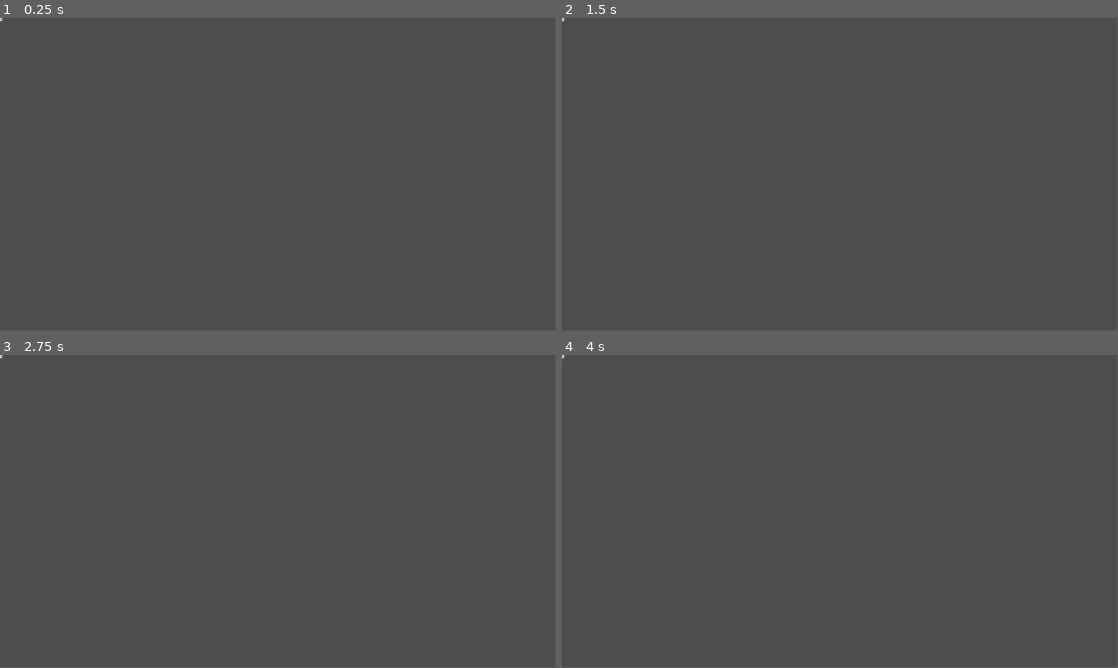
Above: before the commit, frames 1-4 (two rows, left to right).
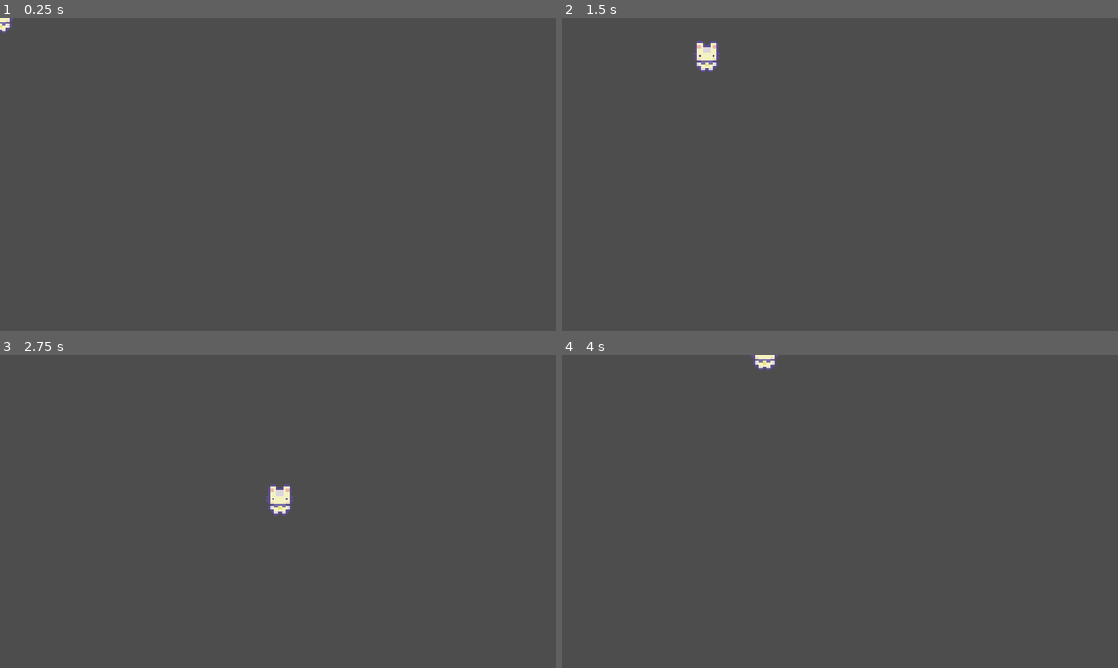
Above: after the commit, the same moments.

Repository: skunkydunk/2dtopdown
Game: Godot game, scene res://levels/game_level.tscn
The game is run twice, just before and just after one commit, with the same random seed, the same clock (stepped at 60 frames per second) and the same inputs.
Inputs:
- Up to frame 1 (0.25 s): no input
- Up to frame 2 (1.5 s): tap Enter at 0.5 s; hold D (right, bound only after the commit) 0.53-1.28 s; hold S (down, bound only after the commit) from 1.28 s (still down)
- Up to frame 3 (2.75 s): release S (down, bound only after the commit) at 2.03 s; hold D (right, bound only after the commit) from 2.03 s (still down)
- Up to frame 4 (4 s): release D (right, bound only after the commit) at 2.78 s; hold W (up, bound only after the commit) 2.78-3.53 s; hold A (left, bound only after the commit) from 3.53 s (still down)
In our replay, the window is 799x449 before the commit and 800x450 after it. These sizes can differ from the game's own. Grey fills any space a smaller window leaves; there, only what the larger window draws over its background counts as a difference.

The runs differ from the first frame. In frame 1, less than 0.1% of the frame differs, in the area x 0-3%, y 0-5%; in frame 2, 0.4%, in the area x 0-29%, y 0-18%; in frame 3, 0.4%; in frame 4, 0.2%.

Commit message:
added animations

Diff:
--- a/characters/player_cat.gd
+++ b/characters/player_cat.gd
@@ -1 +1,23 @@
 extends CharacterBody2D
+
+#defining a variable and exporting it to be visible from inspector
+@export var move_speed : float = 100
+
+#underscore delta because we're not using right now
+func _physics_process(_delta):
+	#Get input direction
+	var input_direction = Vector2(
+		#making positive value = right, negative value = left
+		Input.get_action_strength("right") - Input.get_action_strength("left"),
+		Input.get_action_strength("down") - Input.get_action_strength("up")
+	)
+	#testing by constantly printing the input_direction vector
+	print(input_direction)
+
+	#Update velocity to be input direction affected by move_speed parameter
+	velocity = input_direction * move_speed
+
+
+	#Move and Slide function uses velocity of character body to move character on map
+	#slide (instead of collide) allows some sliding on walls instead of just stopping
+	move_and_slide()
--- a/characters/player_cat.tscn
+++ b/characters/player_cat.tscn
@@ -1,10 +1,174 @@
-[gd_scene load_steps=4 format=3 uid="uid://dy6tgj1ivxaj8"]
+[gd_scene load_steps=14 format=3 uid="uid://dy6tgj1ivxaj8"]
 
 [ext_resource type="Script" path="res://characters/player_cat.gd" id="1_6wqqa"]
 [ext_resource type="Texture2D" uid="uid://carjuyis0vnev" path="res://art/Sprout Lands - Sprites - Basic pack/Characters/Basic Charakter Spritesheet.png" id="1_x42u2"]
 
 [sub_resource type="RectangleShape2D" id="RectangleShape2D_7bpla"]
-size = Vector2(10, 15)
+size = Vector2(10, 7)
+
+[sub_resource type="Animation" id="Animation_rivfg"]
+length = 0.001
+tracks/0/type = "value"
+tracks/0/imported = false
+tracks/0/enabled = true
+tracks/0/path = NodePath("Sprite2D:frame")
+tracks/0/interp = 1
+tracks/0/loop_wrap = true
+tracks/0/keys = {
+"times": PackedFloat32Array(0),
+"transitions": PackedFloat32Array(1),
+"update": 1,
+"values": [0]
+}
+
+[sub_resource type="Animation" id="Animation_4r72s"]
+resource_name = "idle_down"
+length = 0.4
+loop_mode = 1
+tracks/0/type = "value"
+tracks/0/imported = false
+tracks/0/enabled = true
+tracks/0/path = NodePath("Sprite2D:frame")
+tracks/0/interp = 1
+tracks/0/loop_wrap = true
+tracks/0/keys = {
+"times": PackedFloat32Array(0, 0.2),
+"transitions": PackedFloat32Array(1, 1),
+"update": 1,
+"values": [1, 0]
+}
+
+[sub_resource type="Animation" id="Animation_lrgoj"]
+resource_name = "walk_down"
+length = 0.4
+loop_mode = 1
+tracks/0/type = "value"
+tracks/0/imported = false
+tracks/0/enabled = true
+tracks/0/path = NodePath("Sprite2D:frame")
+tracks/0/interp = 1
+tracks/0/loop_wrap = true
+tracks/0/keys = {
+"times": PackedFloat32Array(0, 0.2),
+"transitions": PackedFloat32Array(1, 1),
+"update": 1,
+"values": [2, 3]
+}
+
+[sub_resource type="Animation" id="Animation_mxndl"]
+resource_name = "walk_up"
+length = 0.4
+loop_mode = 1
+tracks/0/type = "value"
+tracks/0/imported = false
+tracks/0/enabled = true
+tracks/0/path = NodePath("Sprite2D:frame")
+tracks/0/interp = 1
+tracks/0/loop_wrap = true
+tracks/0/keys = {
+"times": PackedFloat32Array(0, 0.2),
+"transitions": PackedFloat32Array(1, 1),
+"update": 1,
+"values": [6, 7]
+}
+
+[sub_resource type="Animation" id="Animation_iqcg6"]
+resource_name = "idle_up"
+length = 0.4
+loop_mode = 1
+tracks/0/type = "value"
+tracks/0/imported = false
+tracks/0/enabled = true
+tracks/0/path = NodePath("Sprite2D:frame")
+tracks/0/interp = 1
+tracks/0/loop_wrap = true
+tracks/0/keys = {
+"times": PackedFloat32Array(0, 0.2),
+"transitions": PackedFloat32Array(1, 1),
+"update": 1,
+"values": [5, 4]
+}
+
+[sub_resource type="Animation" id="Animation_3wokd"]
+resource_name = "walk_left"
+length = 0.4
+loop_mode = 1
+tracks/0/type = "value"
+tracks/0/imported = false
+tracks/0/enabled = true
+tracks/0/path = NodePath("Sprite2D:frame")
+tracks/0/interp = 1
+tracks/0/loop_wrap = true
+tracks/0/keys = {
+"times": PackedFloat32Array(0, 0.2),
+"transitions": PackedFloat32Array(1, 1),
+"update": 1,
+"values": [10, 11]
+}
+
+[sub_resource type="Animation" id="Animation_83bao"]
+resource_name = "idle_left"
+length = 0.4
+loop_mode = 1
+tracks/0/type = "value"
+tracks/0/imported = false
+tracks/0/enabled = true
+tracks/0/path = NodePath("Sprite2D:frame")
+tracks/0/interp = 1
+tracks/0/loop_wrap = true
+tracks/0/keys = {
+"times": PackedFloat32Array(0, 0.2),
+"transitions": PackedFloat32Array(1, 1),
+"update": 1,
+"values": [9, 8]
+}
+
+[sub_resource type="Animation" id="Animation_0evny"]
+resource_name = "walk_right"
+length = 0.4
+loop_mode = 1
+tracks/0/type = "value"
+tracks/0/imported = false
+tracks/0/enabled = true
+tracks/0/path = NodePath("Sprite2D:frame")
+tracks/0/interp = 1
+tracks/0/loop_wrap = true
+tracks/0/keys = {
+"times": PackedFloat32Array(0, 0.2),
+"transitions": PackedFloat32Array(1, 1),
+"update": 1,
+"values": [14, 15]
+}
+
+[sub_resource type="Animation" id="Animation_7shgs"]
+resource_name = "idle_right"
+length = 0.4
+loop_mode = 1
+tracks/0/type = "value"
+tracks/0/imported = false
+tracks/0/enabled = true
+tracks/0/path = NodePath("Sprite2D:frame")
+tracks/0/interp = 1
+tracks/0/loop_wrap = true
+tracks/0/keys = {
+"times": PackedFloat32Array(0, 0.2),
+"transitions": PackedFloat32Array(1, 1),
+"update": 1,
+"values": [13, 12]
+}
+
+[sub_resource type="AnimationLibrary" id="AnimationLibrary_aina2"]
+_data = {
+"RESET": SubResource("Animation_rivfg"),
+"idle_down": SubResource("Animation_4r72s"),
+"idle_left": SubResource("Animation_83bao"),
+"idle_right": SubResource("Animation_7shgs"),
+"idle_up": SubResource("Animation_iqcg6"),
+"walk_down": SubResource("Animation_lrgoj"),
+"walk_left": SubResource("Animation_3wokd"),
+"walk_right": SubResource("Animation_0evny"),
+"walk_up": SubResource("Animation_mxndl")
+}
 
 [node name="PlayerCat" type="CharacterBody2D"]
 script = ExtResource("1_6wqqa")
@@ -15,5 +179,12 @@
 vframes = 4
 
 [node name="CollisionShape2D" type="CollisionShape2D" parent="."]
-position = Vector2(0, 0.5)
+position = Vector2(0, 4.5)
 shape = SubResource("RectangleShape2D_7bpla")
+
+[node name="AnimationPlayer" type="AnimationPlayer" parent="."]
+libraries = {
+"": SubResource("AnimationLibrary_aina2")
+}
+
+[node name="AnimationTree" type="AnimationTree" parent="."]
--- a/project.godot
+++ b/project.godot
@@ -15,6 +15,34 @@
 config/features=PackedStringArray("4.1", "Mobile")
 config/icon="res://icon.svg"
 
+[display]
+
+window/stretch/mode="canvas_items"
+window/stretch/scale=4.0
+
+[input]
+
+right={
+"deadzone": 0.5,
+"events": [Object(InputEventKey,"resource_local_to_scene":false,"resource_name":"","device":-1,"window_id":0,"alt_pressed":false,"shift_pressed":false,"ctrl_pressed":false,"meta_pressed":false,"pressed":false,"keycode":0,"physical_keycode":68,"key_label":0,"unicode":100,"echo":false,"script":null)
+]
+}
+left={
+"deadzone": 0.5,
+"events": [Object(InputEventKey,"resource_local_to_scene":false,"resource_name":"","device":-1,"window_id":0,"alt_pressed":false,"shift_pressed":false,"ctrl_pressed":false,"meta_pressed":false,"pressed":false,"keycode":0,"physical_keycode":65,"key_label":0,"unicode":97,"echo":false,"script":null)
+]
+}
+up={
+"deadzone": 0.5,
+"events": [Object(InputEventKey,"resource_local_to_scene":false,"resource_name":"","device":-1,"window_id":0,"alt_pressed":false,"shift_pressed":false,"ctrl_pressed":false,"meta_pressed":false,"pressed":false,"keycode":0,"physical_keycode":87,"key_label":0,"unicode":119,"echo":false,"script":null)
+]
+}
+down={
+"deadzone": 0.5,
+"events": [Object(InputEventKey,"resource_local_to_scene":false,"resource_name":"","device":-1,"window_id":0,"alt_pressed":false,"shift_pressed":false,"ctrl_pressed":false,"meta_pressed":false,"pressed":false,"keycode":0,"physical_keycode":83,"key_label":0,"unicode":115,"echo":false,"script":null)
+]
+}
+
 [rendering]
 
 textures/canvas_textures/default_texture_filter=0
